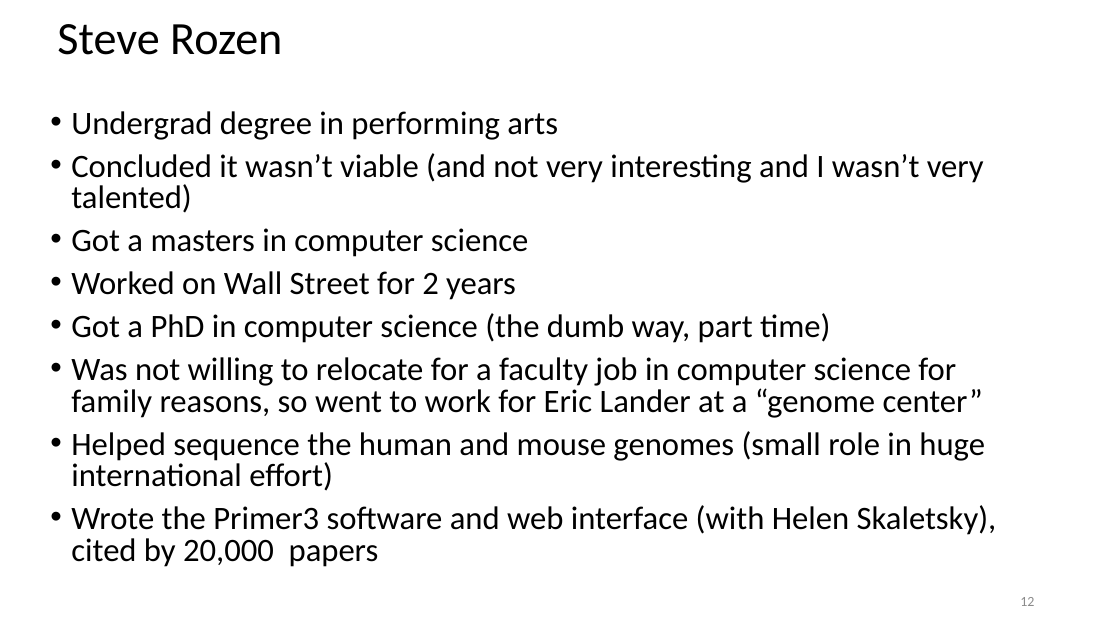
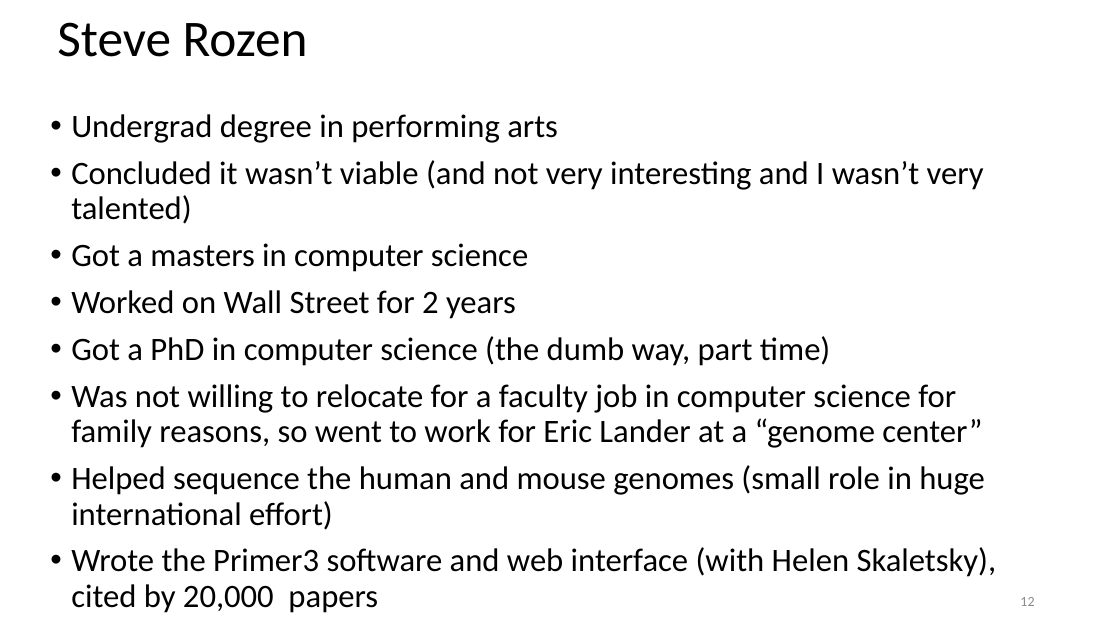
Before and after one commit to steverozen/ISMB.mutsig.tutorial, a slide deck: slide 12 of Tut1.Lecture.0.short.intro.pptx. Drawn at 1120x630 pixels with LibreOffice and Linux fonts; fonts in the diff are those of the drawing. Boxes give left, top, right and bottom in pixels: in the first picture for what was removed or moved away, otherwise in the second. Text is boxed around its words. In the diff, an @@ line names an element or a change of style, - is before the commit and + after.

```diff
--- a/Tut1.Lecture.0.short.intro.pptx
+++ b/Tut1.Lecture.0.short.intro.pptx
@@ text "Steve Rozen" at (57,22,308,57): size 39.6 to 44 pt @@
@@ text "Undergrad degree in performing arts" at (71,114,997,577): line spacing 0.8 to 0.9 @@
```
Also in this commit, not shown: 11 other slides changed, 3 slides added.
